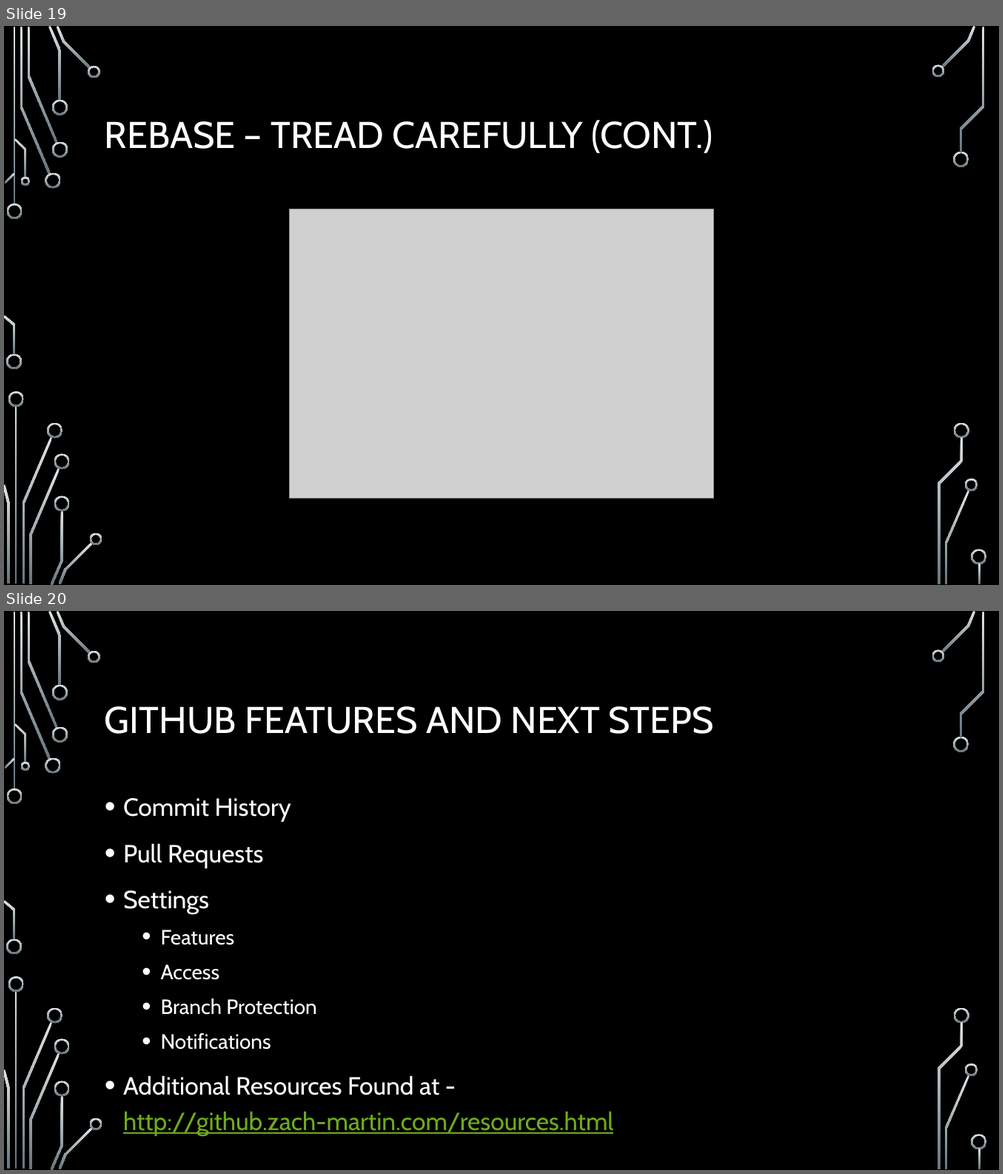
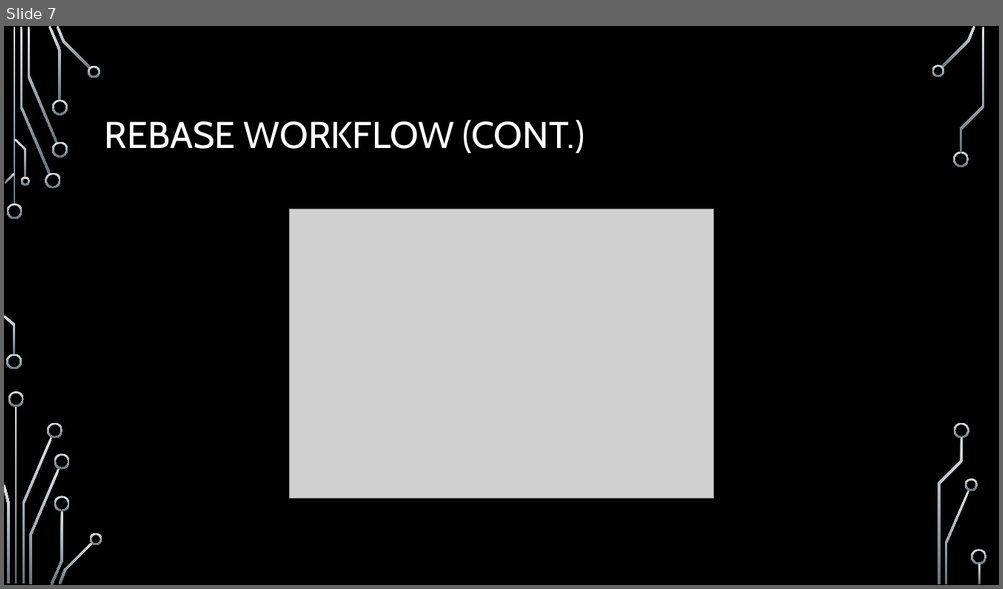
Before and after one commit to onideus/github-101-website, a slide deck: resources/Advanced github topics.pptx. Shown one above the other, each under a label of ours: slides 19 and 20 before the commit, slide 7 after it. The pictures are 1003x1174 and 1003x589 pixels, drawn with LibreOffice and Linux fonts; fonts in the diff are those of the drawing; grey boxes stand for pictures; background and template pictures are left out. Boxes give left, top, right and bottom in pixels: in the first picture for what was removed or moved away, otherwise in the second. Text is boxed around its words. In the diff, an @@ line names an element or a change of style, - is before the commit and + after.

```diff
--- a/resources/Advanced github topics.pptx
+++ b/resources/Advanced github topics.pptx
@@ slide 20 removed at box(4, 611, 999, 1170), background picture (left out); not listed: 36 template elements that a slide beside it also shows @@
@@ title removed at box(105, 706, 713, 734) @@
-GITHUB FEATURES AND NEXT STEPS
@@ text removed at box(123, 798, 613, 1136) @@
-• Commit History
-• Pull Requests
-• Settings
-  • Features
-  • Access
-  • Branch Protection
-  • Notifications
-• Additional Resources Found at - http://github.zach-martin.com/resources.html
@@ what was slide 19 is now slide 7 @@
@@ slide 7 changed as well @@
@@ title at box(105, 120, 585, 153): text changed @@
-REBASE – TREAD CAREFULLY (CONT.)
+REBASE WORKFLOW (CONT.)
```
Also in this commit, not shown: 2 other slides changed, 12 slides added, 14 other slides removed, 2 other files.
